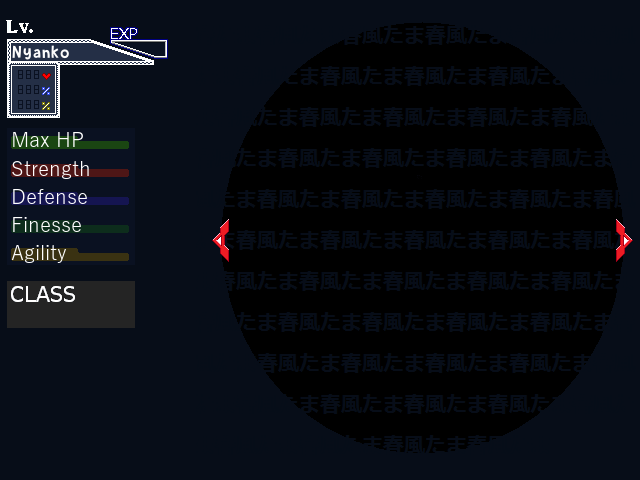
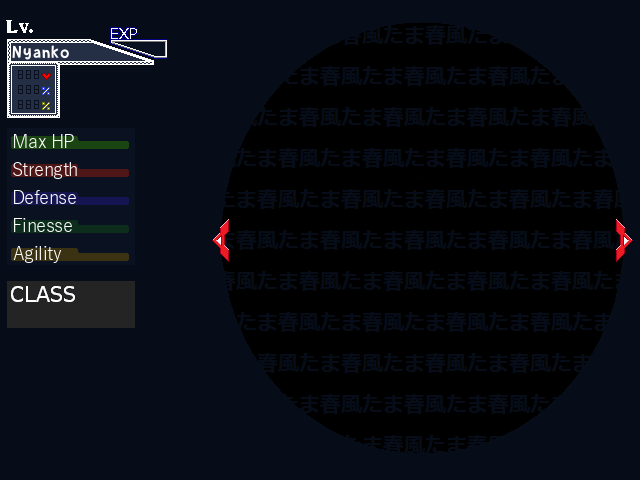
Layered file, before and after one edit (w=640, h=480). Changes by layer:
painted on "Max HP" over (x1=13, y1=132, x2=83, y2=148)
painted on "Strength" over (x1=12, y1=161, x2=89, y2=179)
added layer "Defense" in group "Stats" over (x1=14, y1=190, x2=76, y2=204)
moved "Finesse" above "Agility", painted on it over (x1=13, y1=217, x2=81, y2=232)
removed layer "Agility" (in "Stats copy") from group "Stats copy" over (x1=11, y1=245, x2=66, y2=263)
renamed "Defense" to "Agility", painted on it over (x1=13, y1=189, x2=87, y2=263)
